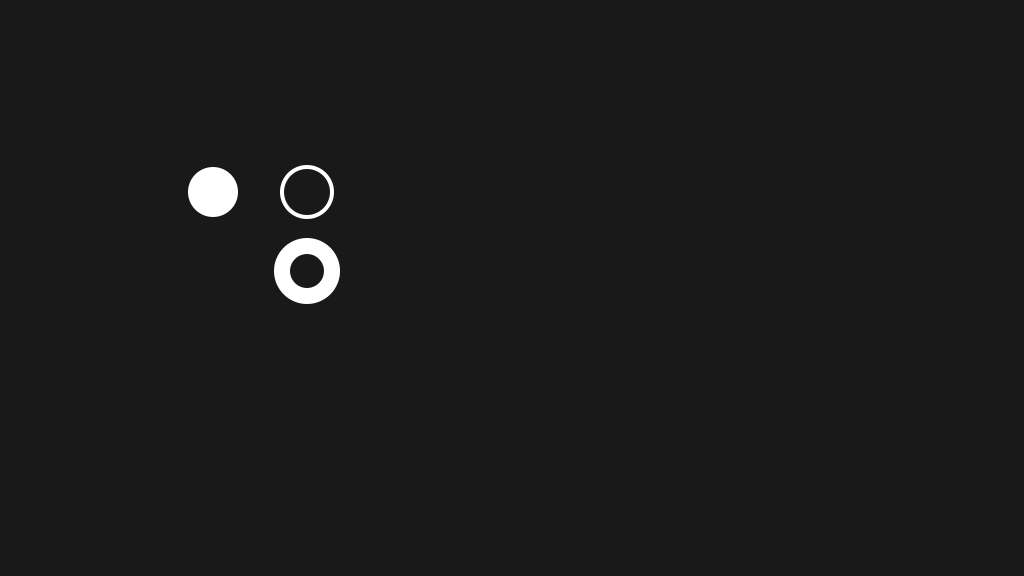
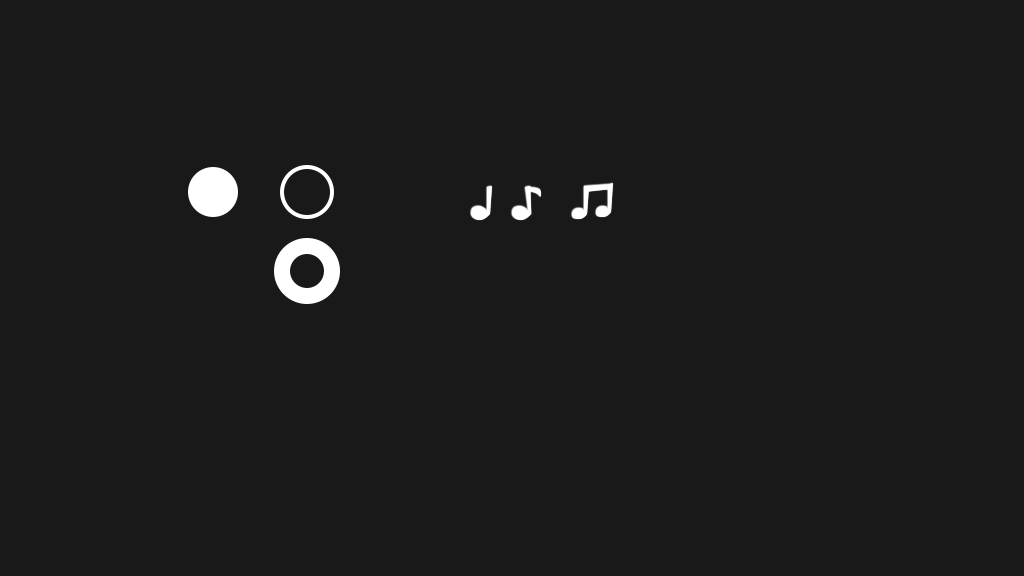
The second 1024×576 image is a revision of the first. Changes to its layers:
added group "Group 1" with 3 layers above "Ellipse 1 copy 2" over (471, 183, 613, 220)
added layer "Shape 3" in group "Group 1" over (572, 183, 613, 219)
added layer "Shape 2" in group "Group 1" over (512, 186, 541, 220)
added layer "Shape 1" in group "Group 1" over (471, 186, 492, 220)
